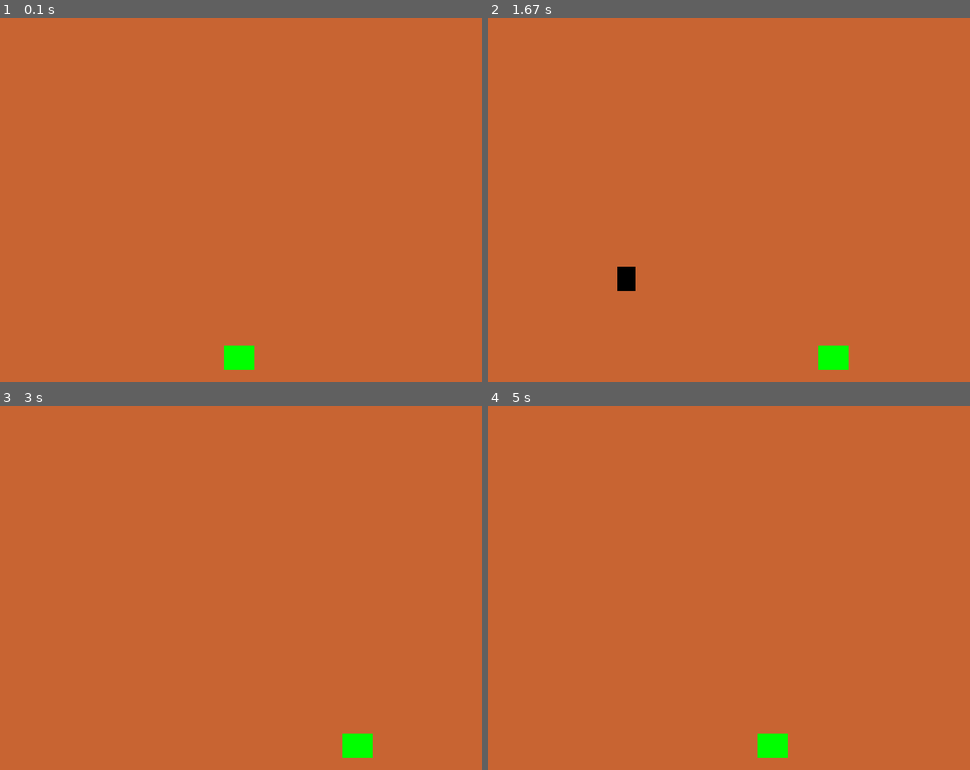
Above: before the commit, frames 1-4 (two rows, left to right).
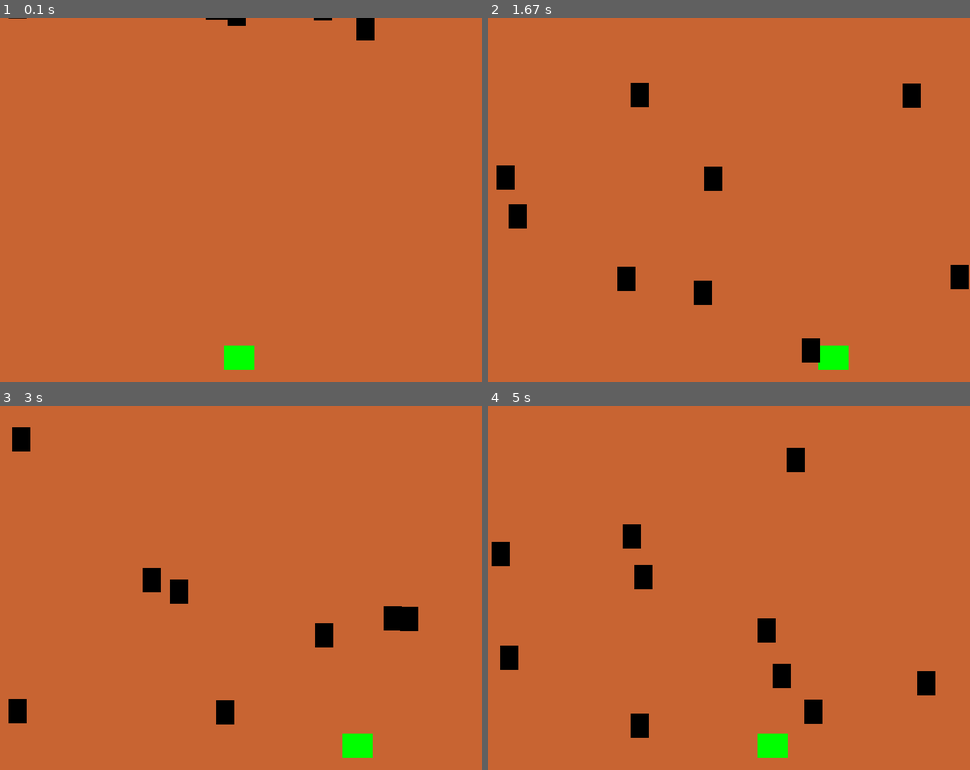
Above: after the commit, the same moments.

Repository: st10083010/pygame
Game: pygame game, started from MainGame.py
The game is run twice, just before and just after one commit, with the same random seed, the same clock (stepped at 60 frames per second) and the same inputs.
Inputs:
- Up to frame 1 (0.1 s): no input
- Up to frame 2 (1.67 s): hold Right 0.33-0.8 s; hold Right 0.83-1.3 s; hold Left from 1.33 s (still down)
- Up to frame 3 (3 s): release Left at 1.87 s; hold Left 1.9-2.3 s; hold Right 2.33-2.97 s
- Up to frame 4 (5 s): hold Left 3-3.47 s; hold Right 3.5-3.97 s; hold Right 4-4.47 s; hold Left from 4.5 s (still down)

The runs differ from the first frame. In frame 1, 0.4% of the frame differs, in the area x 1-78%, y 0-7%; in frame 2, 2.0%; in frame 3, 2.0%; in frame 4, 2.5%, in the area x 0-93%, y 11-92%.

Commit message:
update Rock, MainGame

Diff:
--- a/game.py
+++ b/MainGame.py
@@ -45,8 +45,10 @@
 player = Player()
 allSprites.add(player)
 
-rock = Rock.Rock()
-allSprites.add(rock)
+for rocks in range(10):  # 石頭數量
+    r = Rock.Rock()
+    allSprites.add(r)
+
 
 running = True
 
--- a/Rock.py
+++ b/Rock.py
@@ -15,7 +15,12 @@
         self.rect.x = random.randrange(0, WIDTH - self.rect.width)  # 座標
         self.rect.y = random.randrange(-100, -40)
 
-        self.speedy = 5  # Y 軸速度控制
+        self.speedy = random.randrange(2, 10)  # Y 軸速度控制
 
     def update(self):
         self.rect.y += self.speedy
+
+        if self.rect.top > HEIGHT or self.rect.left > WIDTH or self.rect.right < 0:
+            self.rect.x = random.randrange(0, WIDTH - self.rect.width)  # 座標
+            self.rect.y = random.randrange(-100, -40)
+            self.speedy = random.randrange(2, 10)  # Y 軸速度控制
